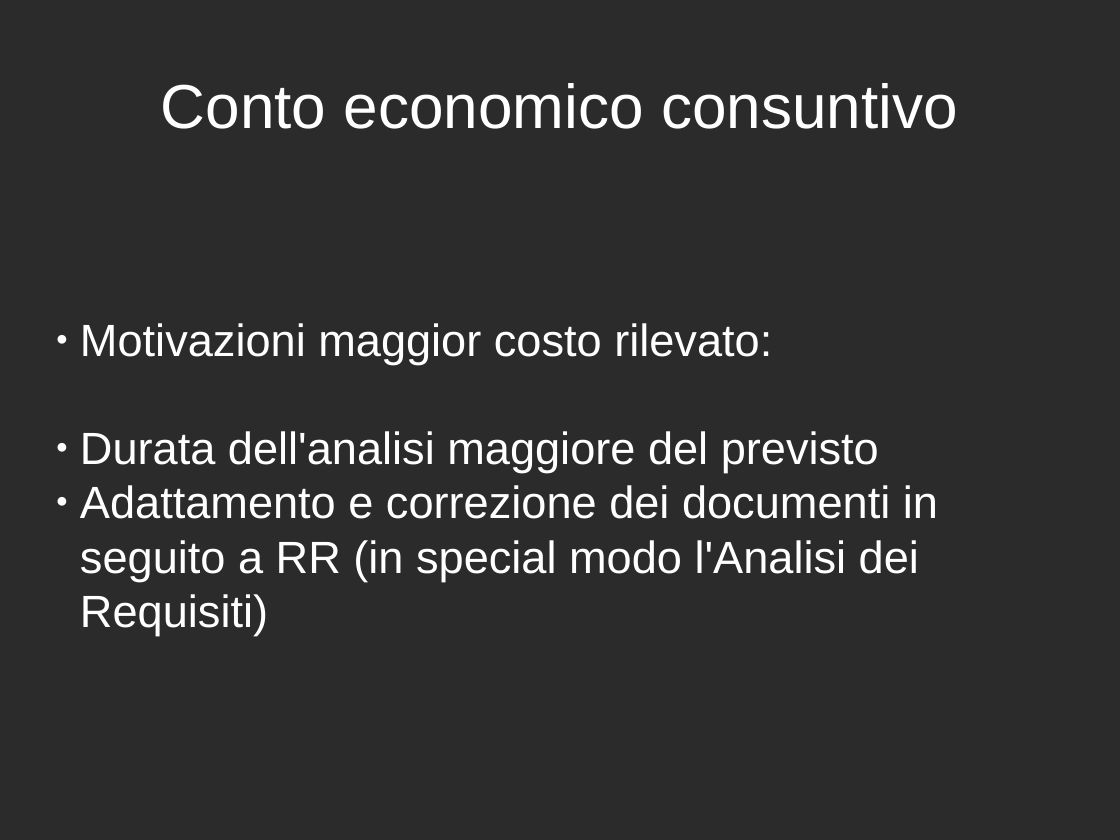
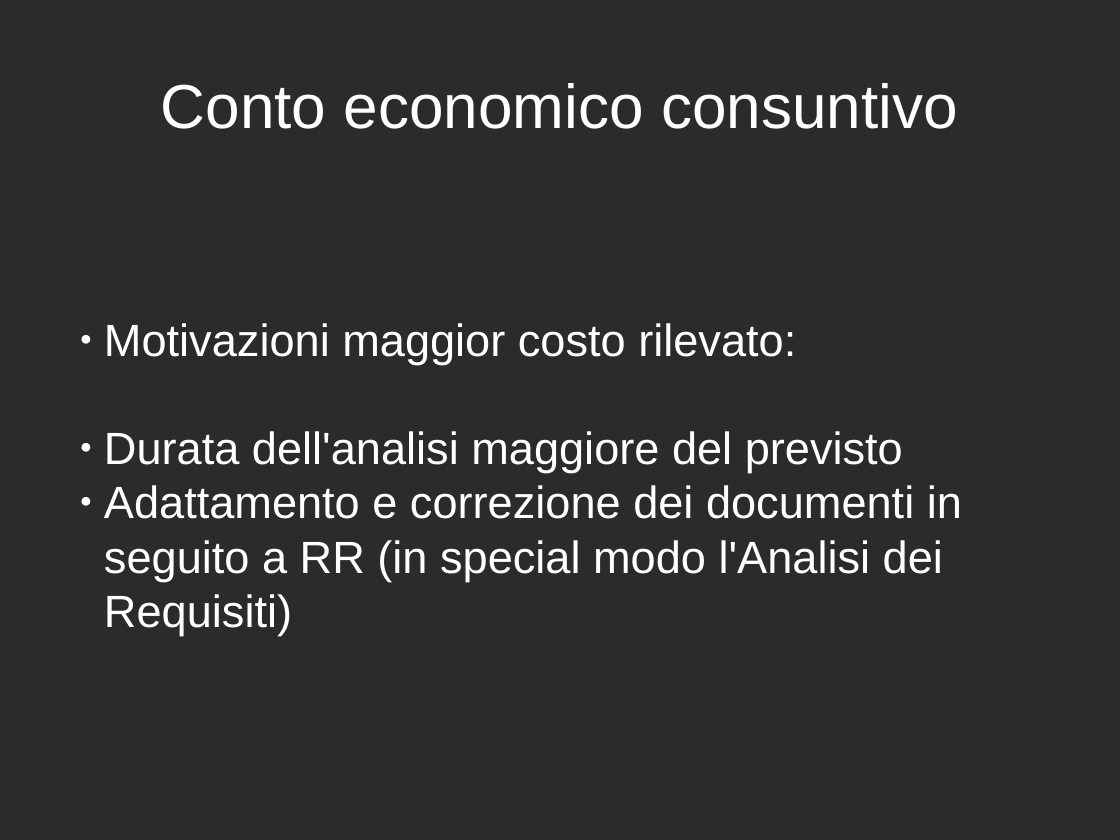
Before and after one commit to danybony/sigem, a slide deck: slide 22 of doc/RPP/presentazione.odp. Drawn at 1120x840 pixels with LibreOffice and Linux fonts; fonts in the diff are those of the drawing; background and template pictures are left out; a plain dark background stands for a picture behind light text. Boxes give left, top, right and bottom in pixels: in the first picture for what was removed or moved away, otherwise in the second. Text is boxed around its words. In the diff, an @@ line names an element or a change of style, - is before the commit and + after.

```diff
--- a/doc/RPP/presentazione.odp
+++ b/doc/RPP/presentazione.odp
@@ subtitle "Motivazioni maggior costo rilevato:" at (x1=104, y1=323, x2=962, y2=635): list level 1 to 2 in "Motivazioni maggior costo rilevato:"; list level 1 to 2 in "Durata dell'analisi maggiore del previsto"; list level 1 to 2 in "Adattamento e correzione dei documenti ..." @@
```
Also in this commit, not shown: 2 other slides changed.
